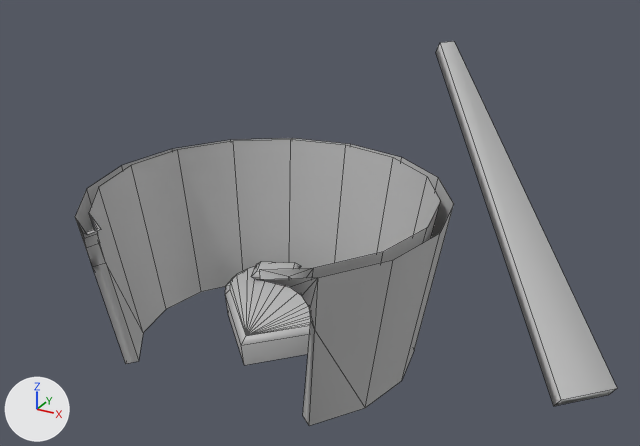
What one commit did to the FBX model Assets/Art/Environment/Holiday/Tent.fbx.
Camera for both pictures: a 50 mm lens placed at (0.0191, -0.0335, 0.0216), pointed at (0.0029, -0.004, 0.0068). Every picture has the same lights, and +X, +Y and +Z are marked at lower left. Mesh edges are drawn as thin lines. Where no turn or scale is listed for an object, it has been applied to the vertices.
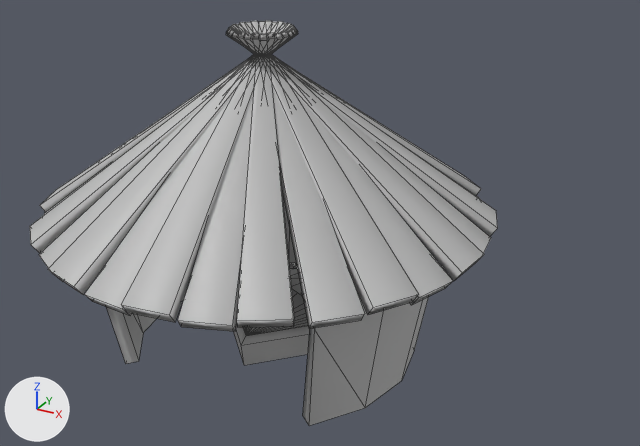
Edits to the bpy script that builds the scene:
```text
Change me_mesh:
    where me_mesh.from_pydata(...)  # 8 vertices, 6 faces; spans x -0.00128..0.00762, y -0.00726..0.00123, z -0.00736..0.00123
    used by ob_pcube6; location = (0.00853, -0.004, 0.01344)
    me_mesh part 1
    me_mesh.vertices[2].co: (-0.00128, 0.00083, 0.00079) -> (-0.00112, 0.00088, 0.00091)  # pixel (435, 52) -> not seen
    me_mesh.vertices[3].co: (-0.00104, 0.0006, 0.00123) -> (-0.001, 0.00077, 0.00111)  # pixel (440, 42) -> pixel (251, 21)
    me_mesh.vertices[4].co: (-0.0009, 0.00123, 0.00079) -> (-0.00094, 0.00106, 0.00091)
    me_mesh.vertices[5].co: (-0.00066, 0.001, 0.00123) -> (-0.00083, 0.00096, 0.00111)  # pixel (454, 41) -> pixel (257, 20)
Add me_mesh_005:
    me_mesh_005.from_pydata(...)  # 216 vertices, 162 faces; spans x -0.0098..0.0098, y -0.0098..0.0098, z -0.0043..0.0042
    me_mesh_005.materials.append(mat_lambert1)  # grey #bcbcbc
Change ob_pcube6:
    ob_pcube6.location: (0.00853, -0.004, 0.01344) -> (0.0, -0.00357, 0.01344)
Add ob_pcube34:
    ob_pcube34 = bpy.data.objects.new('pCube34', me_mesh_005)
    ob_pcube34.location = (0.00001, -0.00358, 0.01037)
```

Pixel boxes (x1, y1, x2, y2) of what changed, in the pictures (640 x 446 px; the box of a moved part takes in the faces that stretch with it):
'pCube34', added
    after: (30, 20, 498, 331)
'pCube6', reshaped, moved (37% narrower, 16% shorter)
    before: (436, 41, 617, 406)
    after: (251, 21, 365, 329)
part 1 of me_mesh, moved or reshaped
    before: (436, 41, 617, 406)
    after: (251, 21, 365, 328)
'pCylinder2', unchanged, covered by the edit
    before: (75, 138, 454, 426)
    after: (106, 185, 429, 426)
